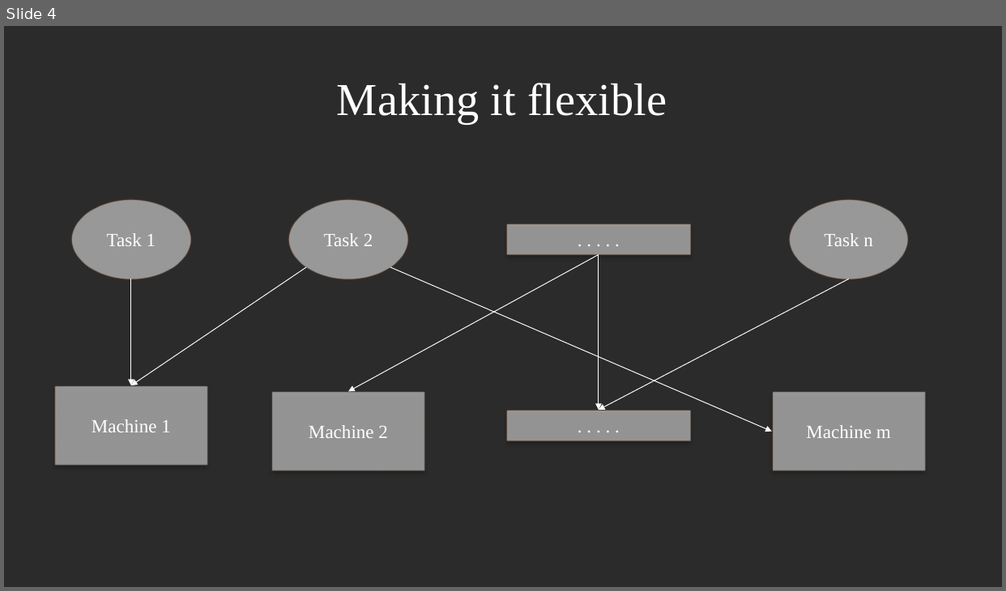
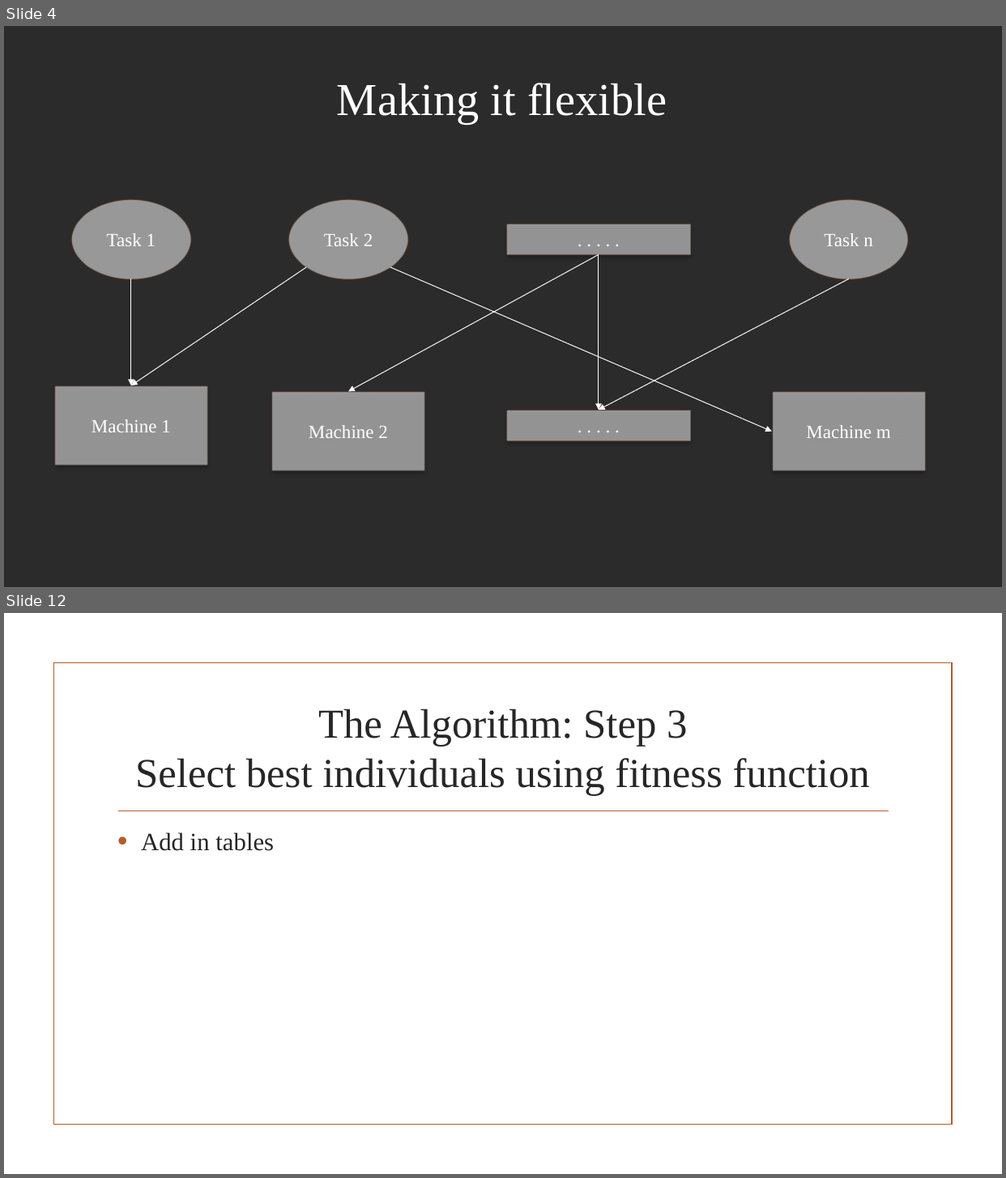
Before and after one commit to JaniR13/AdvAlgoProject, a slide deck: PowerpointSlides/The Flexible Job Shop Scheduling Algorithm.pptx. Shown one above the other, each under a label of ours: slide 4 before the commit, slides 4 and 12 after it; the slides between them are not shown. The pictures are 1006x591 and 1006x1178 pixels, drawn with LibreOffice and Linux fonts; fonts in the diff are those of the drawing; background and template pictures are left out; a plain dark background stands for a picture behind light text. Boxes give left, top, right and bottom in pixels: in the first picture for what was removed or moved away, otherwise in the second. Text is boxed around its words. In the diff, an @@ line names an element or a change of style, - is before the commit and + after.

```diff
--- a/PowerpointSlides/The Flexible Job Shop Scheduling Algorithm.pptx
+++ b/PowerpointSlides/The Flexible Job Shop Scheduling Algorithm.pptx
@@ slide 12 added at (x1=4, y1=613, x2=1002, y2=1174), background picture (left out) @@
@@ rectangle added at (x1=53, y1=663, x2=952, y2=1125), outline #B15E28 1.25 pt @@
@@ title added at (x1=135, y1=709, x2=870, y2=796), 39.6 pt, text #262626 @@
+The Algorithm: Step 3
+Select best individuals using fitness function
@@ line added from (118, 811) to (889, 811), #B15E28 1.25 pt @@
@@ text added at (x1=141, y1=833, x2=274, y2=851), 24 pt, text #262626 @@
+• Add in tables
```
Also in this commit, not shown: 11 other slides added.
